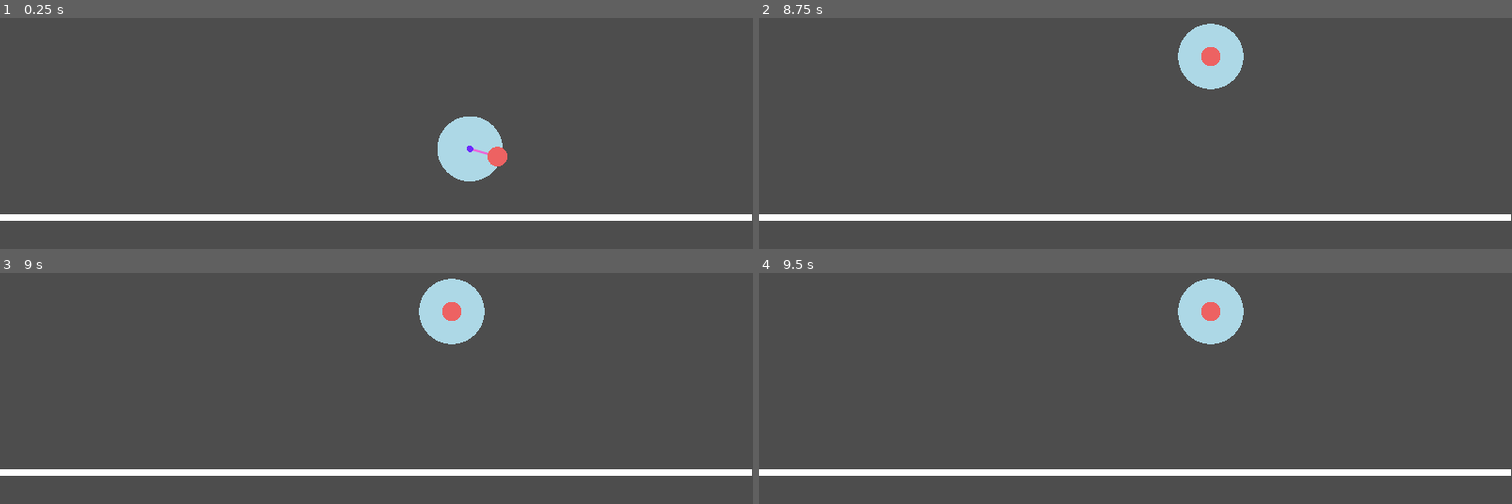
Above: before the commit, frames 1-4 (two rows, left to right).
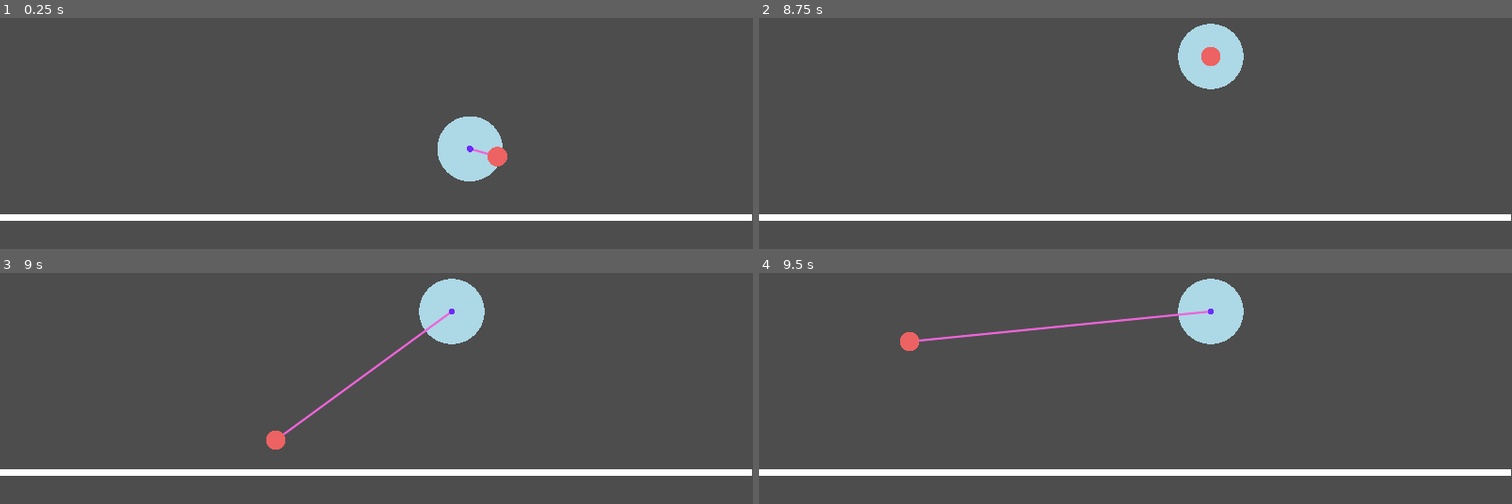
Above: after the commit, the same moments.

Repository: sihlecodes/projectile-motion-simulation
Game: Godot game, scene res://Main.tscn
Two runs of this game, one before a commit and one after it. Both use one fixed random seed, a clock stepped at 60 frames per second and the inputs below.
Inputs (mouse positions are in pixels of both pictures, inside the frame that each line leads up to):
- Up to frame 1 (0.25 s): no input
- Up to frame 2 (8.75 s): tap Enter at 0.5, 2, 3.5 s; drag from (1225, 149) to (1210, 57) at 0.52 s; tap Space at 1.25, 2.75, 4.25 s; drag from (1240, 64) to (1097, 232) at 1.27 s; move the mouse to (1210, 57) at 2.02 s; click (1210, 57) at 2.17 s; drag from (1097, 232) to (909, 84) at 2.77 s; move the mouse to (1361, 212) at 3.52 s; click (1361, 212) at 3.67 s; drag from (909, 84) to (1210, 57) at 4.27 s; move the mouse to (1173, 149) at 5.02 s; click (1173, 149) at 5.17 s; drag from (1022, 43) to (1210, 57) at 5.77 s; move the mouse to (1301, 128) at 6.52 s; click (1301, 128) at 6.67 s; drag from (984, 170) to (1210, 57) at 7.27 s; move the mouse to (1210, 57) at 8.02 s; click (1210, 57) at 8.17 s
- Up to frame 3 (9 s): drag from (338, 487) to (150, 339) at 8.77 s
- Up to frame 4 (9.5 s): no input

Frames 1-2 are identical in both runs. In frame 3, 0.6% of the frame differs, in the area x 35-62%, y 12-77%; in frame 4, 0.8%, in the area x 18-62%, y 12-34%.

Commit message:
Fixed drag overlapping issues
Resolved the issue where points would receive the drag event of other points

Diff:
--- a/Point.gd
+++ b/Point.gd
@@ -2,6 +2,8 @@
 extends Node2D
 
 class_name Point
+
+const DRAG_RADIUS = 2000
 
 @export var color: Color = Color.BLACK
 @export var radius: float = 5:
@@ -15,6 +17,15 @@
 	if $area/shape.shape:
 		$area/shape.shape.radius = radius
 
+func set_disabled(disabled: bool) -> void:
+	$area/shape.disabled = disabled
+
+func disable() -> void:
+	set_disabled(true)
+
+func enable() -> void:
+	set_disabled(false)
+
 func _ready() -> void:
 	$area/shape.shape = CircleShape2D.new()
 	set_shape_radius(radius)
@@ -27,7 +38,12 @@
 
 func _on_area_input_event(_viewport: Node, event: InputEvent, _shape_idx: int) -> void:
 	if event is InputEventScreenTouch:
-		set_shape_radius(2000 if event.is_pressed() else radius)
+		if event.is_pressed():
+			set_shape_radius(DRAG_RADIUS)
+			Points.disable_all_except(self)
+		else:
+			set_shape_radius(radius)
+			Points.enable()
 
 	if event is InputEventScreenDrag:
 		var current_position = event.position
--- a/Point.tscn
+++ b/Point.tscn
@@ -5,7 +5,7 @@
 [sub_resource type="CircleShape2D" id="CircleShape2D_cbm3u"]
 radius = 5.0
 
-[node name="Point" type="Node2D"]
+[node name="Point" type="Node2D" groups=["points"]]
 script = ExtResource("1_jkkut")
 
 [node name="area" type="Area2D" parent="."]
--- a/project.godot
+++ b/project.godot
@@ -43,6 +43,10 @@
 config/features=PackedStringArray("4.0", "GL Compatibility")
 config/icon="res://icon.svg"
 
+[autoload]
+
+Points="*res://Points.gd"
+
 [display]
 
 window/stretch/mode="canvas_items"
